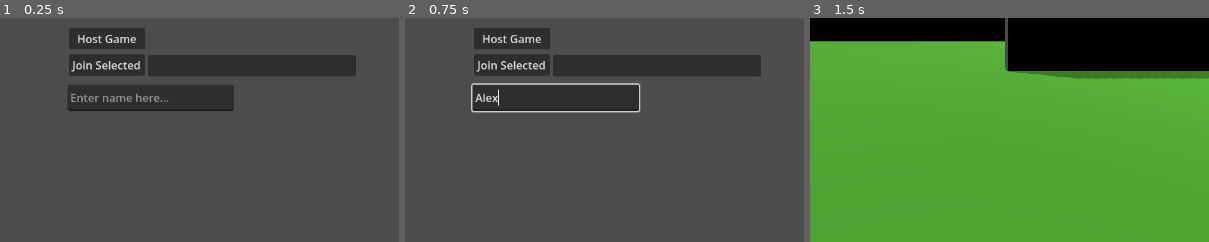
Above: before the commit, frames 1-3 (left to right).
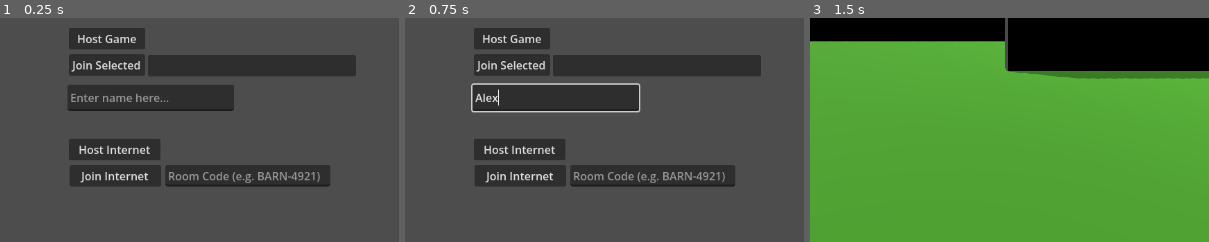
Above: after the commit, the same moments.

Repository: omriklein/prop-hunt-game
Game: Godot game, scene res://scenes/main_menu.tscn
The game is run twice, just before and just after one commit, with the same random seed, the same clock (stepped at 60 frames per second) and the same inputs.
Inputs (mouse positions are % of the whole screen's width and height, from its top left):
- Up to frame 1 (0.25 s): no input
- Up to frame 2 (0.75 s): click (50, 68) at 0.52 s; type "Alex" at 0.6 s
- Up to frame 3 (1.5 s): click "Host Game" at 1.25 s
The pictures show only the part of the screen within x 31-81%, y 50-100%; the shares and areas given below are measured in that part.

The runs differ from the first frame. In frame 1, 7.6% of the frame differs, in the area x 17-83%, y 54-76%; in frame 2, 7.6%; in frame 3, nothing differs.

Commit message:
Add internet multiplayer via WebSocket relay with room codes
- Relay server (Node.js): HTTP /new creates rooms, WebSocket speaks
  Godot sys-packet protocol (SYS_ID/SYS_ADD/SYS_DEL, little-endian)
- NetworkManager: host_game_internet/join_game_internet via WebSocketMultiplayerPeer;
  _process polls connection status for host-side scene transition
- Replace multiplayer.is_server() with get_unique_id() == 1 throughout
  game_manager.gd and network_manager.gd (required for WebSocket client mode)
- Main menu: internet host/join UI with HTTP room code fetch and code entry
- PlayerData: add room_code field
- .gitignore: exclude relay/node_modules

Diff:
--- a/scenes/main_menu.tscn
+++ b/scenes/main_menu.tscn
@@ -43,5 +43,46 @@
 offset_right = 422.0
 offset_bottom = 75.0
 
+[node name="HTTPRequest" type="HTTPRequest" parent="." unique_id=100000001]
+
+[node name="HostInternetButton" type="Button" parent="." unique_id=100000002]
+offset_left = 8.0
+offset_top = 165.0
+offset_right = 140.0
+offset_bottom = 196.0
+text = "Host Internet"
+
+[node name="RoomCodeLabel" type="Label" parent="." unique_id=100000003]
+offset_left = 8.0
+offset_top = 205.0
+offset_right = 300.0
+offset_bottom = 230.0
+
+[node name="StartInternetButton" type="Button" parent="." unique_id=100000004]
+visible = false
+offset_left = 8.0
+offset_top = 238.0
+offset_right = 140.0
+offset_bottom = 269.0
+text = "Start Game"
+
+[node name="CodeInput" type="LineEdit" parent="." unique_id=100000005]
+offset_left = 147.0
+offset_top = 203.0
+offset_right = 385.0
+offset_bottom = 234.0
+placeholder_text = "Room Code (e.g. BARN-4921)"
+
+[node name="JoinInternetButton" type="Button" parent="." unique_id=100000006]
+offset_left = 9.0
+offset_top = 203.0
+offset_right = 141.0
+offset_bottom = 234.0
+text = "Join Internet"
+
 [connection signal="pressed" from="HostButton" to="." method="_on_host_button_pressed"]
 [connection signal="pressed" from="JoinButton" to="." method="_on_join_button_pressed"]
+[connection signal="request_completed" from="HTTPRequest" to="." method="_on_http_request_completed"]
+[connection signal="pressed" from="HostInternetButton" to="." method="_on_host_internet_pressed"]
+[connection signal="pressed" from="StartInternetButton" to="." method="_on_start_internet_pressed"]
+[connection signal="pressed" from="JoinInternetButton" to="." method="_on_join_internet_pressed"]
--- a/scripts/game_manager.gd
+++ b/scripts/game_manager.gd
@@ -29,7 +29,7 @@
 func _ready():
 	spawner.spawn_function = _spawn_player
 	crate_spawner.spawn_function = _spawn_crate
-	if multiplayer.is_server():
+	if multiplayer.get_unique_id() == 1:
 		_init_timers()
 		_spawn_all_crates()
 
@@ -51,7 +51,7 @@
 
 #region score\ kills
 func add_kill(peer_id: int) -> void:
-	if not multiplayer.is_server():
+	if multiplayer.get_unique_id() != 1:
 		return
 	if not kills.has(peer_id):
 		kills[peer_id] = 0
@@ -79,7 +79,7 @@
 	sync_time.rpc(ROUND_TIME)
 
 func _on_sync_timer_timeout() -> void:
-	if not multiplayer.is_server():
+	if multiplayer.get_unique_id() != 1:
 		return
 	var round_time_left = round_timer.time_left
 	sync_time.rpc(round_time_left)
@@ -115,7 +115,7 @@
 
 @rpc("any_peer")
 func schedule_crate_respawn(spawn_index: int) -> void:
-	if not multiplayer.is_server():
+	if multiplayer.get_unique_id() != 1:
 		return
 	await get_tree().create_timer(ROCK_CRATE_TIMER).timeout
 	var spawn_point = crates_spawn_points.get_child(spawn_index)
@@ -130,7 +130,7 @@
 
 @rpc("any_peer", "reliable")
 func register_name(name: String, peer_id: int) -> void:
-	if not multiplayer.is_server():
+	if multiplayer.get_unique_id() != 1:
 		return
 	if player_names.values().has(name):
 		print("name already taken")
@@ -145,7 +145,7 @@
 	player_names = names
 
 func remove_player(id: int) -> void:
-	if not multiplayer.is_server():
+	if multiplayer.get_unique_id() != 1:
 		return
 	if players.has(id):
 		players[id].queue_free()
--- a/scripts/main_menu.gd
+++ b/scripts/main_menu.gd
@@ -3,18 +3,24 @@
 @onready var name_input: LineEdit = $NameInput
 @onready var error_label: Label = $ErrorLabel
 @onready var host_list: ItemList = $HostList
+@onready var http_request: HTTPRequest = $HTTPRequest
+@onready var code_input: LineEdit = $CodeInput
+@onready var room_code_label: Label = $RoomCodeLabel
+@onready var start_internet_button: Button = $StartInternetButton
+
+var _pending_room_code := ""
 
 func _ready() -> void:
 	LanDiscovery.start_listening()
 	if PlayerData.error != "":
 		error_label.text = PlayerData.error
-		PlayerData.error = "" # TODO: check this workflow and verify
+		PlayerData.error = ""
 
-func _process(delta: float) -> void:
+func _process(_delta: float) -> void:
 	var selected_ip := ""
 	var selected := host_list.get_selected_items()
 	if not selected.is_empty() and selected[0] < LanDiscovery.discovered_hosts.size():
-		selected_ip =  LanDiscovery.discovered_hosts[selected[0]]["ip"]
+		selected_ip = LanDiscovery.discovered_hosts[selected[0]]["ip"]
 
 	host_list.clear()
 	for entry in LanDiscovery.discovered_hosts:
@@ -44,8 +50,39 @@
 	var entry: Dictionary = LanDiscovery.discovered_hosts[idx]
 	NetworkManager.join_game_lan(entry["ip"])
 
+func _on_host_internet_pressed() -> void:
+	if not _can_player_enter():
+		return
+	LanDiscovery.stop_listening()
+	room_code_label.text = "Getting room code..."
+	var relay_http := NetworkManager.RELAY_URL.replace("ws://", "http://").replace("wss://", "https://")
+	http_request.request(relay_http + "/new")
+
+func _on_http_request_completed(_result, _code, _headers, body: PackedByteArray) -> void:
+	var json = JSON.parse_string(body.get_string_from_utf8())
+	if json == null or not json.has("code"):
+		room_code_label.text = "Failed to get room code"
+		return
+	_pending_room_code = json["code"]
+	room_code_label.text = "Room Code: " + _pending_room_code
+	start_internet_button.visible = true
+
+func _on_start_internet_pressed() -> void:
+	NetworkManager.host_game_internet(_pending_room_code)
+	start_internet_button.visible = false
+
+func _on_join_internet_pressed() -> void:
+	if not _can_player_enter():
+		return
+	var code := code_input.text.strip_edges().to_upper()
+	if code.length() < 4:
+		error_label.text = "Enter a valid room code"
+		return
+	LanDiscovery.stop_listening()
+	NetworkManager.join_game_internet(code)
+
 func _can_player_enter() -> bool:
-	var name = _get_validated_name();
+	var name = _get_validated_name()
 	if name == "":
 		return false
 	PlayerData.player_name = name
--- a/scripts/network_manager.gd
+++ b/scripts/network_manager.gd
@@ -1,5 +1,6 @@
 extends Node
 
+const RELAY_URL := "ws://localhost:8787"
 const PORT = 777
 const MAX_PLAYERS = 8
 var host_ip := ""
@@ -14,7 +15,6 @@
 	multiplayer.multiplayer_peer = peer
 	LanDiscovery.start_host(PlayerData.player_name)
 
-	# Get host Ip address
 	for address in IP.get_local_addresses():
 		if address.begins_with("192.168."):
 			host_ip = address
@@ -51,11 +51,42 @@
 	multiplayer.peer_disconnected.connect(_on_player_disconnected)
 
 func _on_player_connected(id):
-	if multiplayer.is_server():
+	if multiplayer.get_unique_id() == 1:
 		get_game_manager().spawn_player(id, "B")
 	print("Player connected: ", id)
 
 func _on_player_disconnected(id):
-	if multiplayer.is_server():
+	if multiplayer.get_unique_id() == 1:
 		get_game_manager().remove_player(id)
 	print("Player disconnected: ", id)
+
+var _internet_host_pending := false
+
+func _process(_delta: float) -> void:
+	if not _internet_host_pending:
+		return
+	if multiplayer.multiplayer_peer == null:
+		return
+	if multiplayer.multiplayer_peer.get_connection_status() == MultiplayerPeer.CONNECTION_CONNECTED:
+		_internet_host_pending = false
+		_finish_internet_host()
+
+func host_game_internet(code: String) -> void:
+	var peer := WebSocketMultiplayerPeer.new()
+	peer.create_client(RELAY_URL + "/" + code + "/host")
+	multiplayer.multiplayer_peer = peer
+	_internet_host_pending = true
+
+func _finish_internet_host() -> void:
+	get_tree().change_scene_to_file(GAME_SCENE)
+	await get_tree().scene_changed
+	var id := multiplayer.get_unique_id()
+	get_game_manager().spawn_player(id, "A")
+	get_game_manager().register_name(PlayerData.player_name, id)
+
+func join_game_internet(code: String) -> void:
+	var peer := WebSocketMultiplayerPeer.new()
+	peer.create_client(RELAY_URL + "/" + code + "/join")
+	multiplayer.multiplayer_peer = peer
+	multiplayer.connected_to_server.connect(_on_connected_ok)
+	multiplayer.connection_failed.connect(_on_connection_failed)
--- a/scripts/player/player_data.gd
+++ b/scripts/player/player_data.gd
@@ -2,3 +2,4 @@
 
 var player_name := ""
 var error := ""
+var room_code := ""
Not shown, added: relay/package.json
Not shown, changed: .gitignore
Not shown, added: relay/server.js
